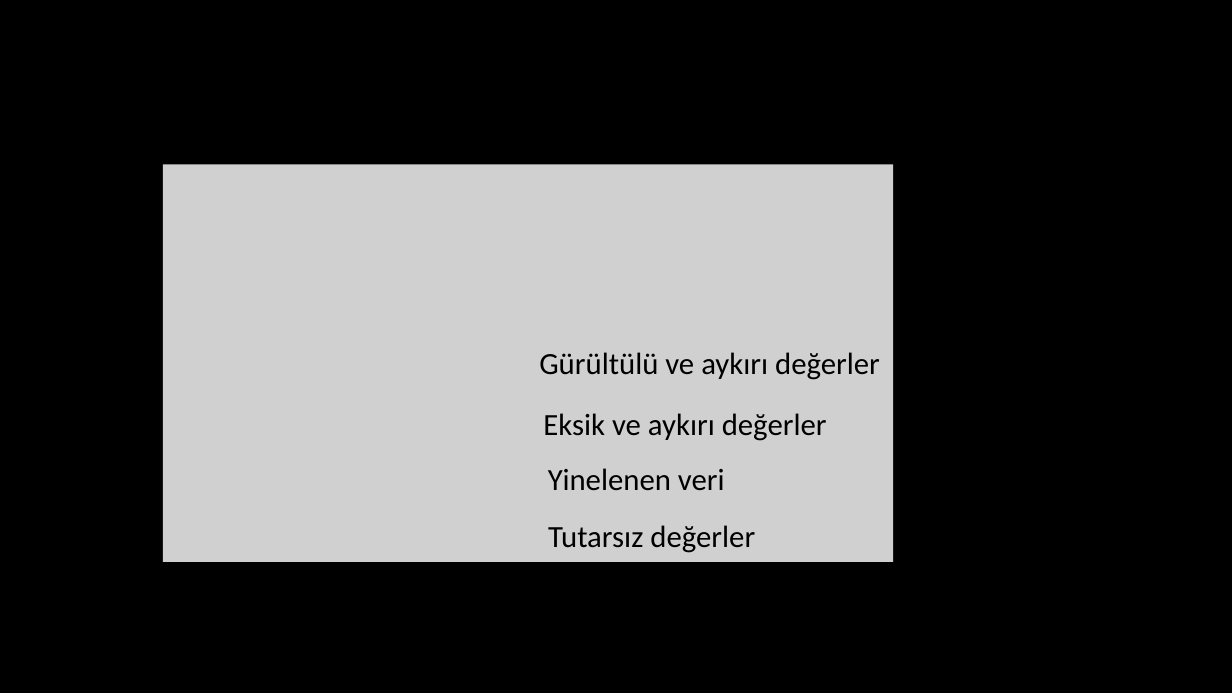
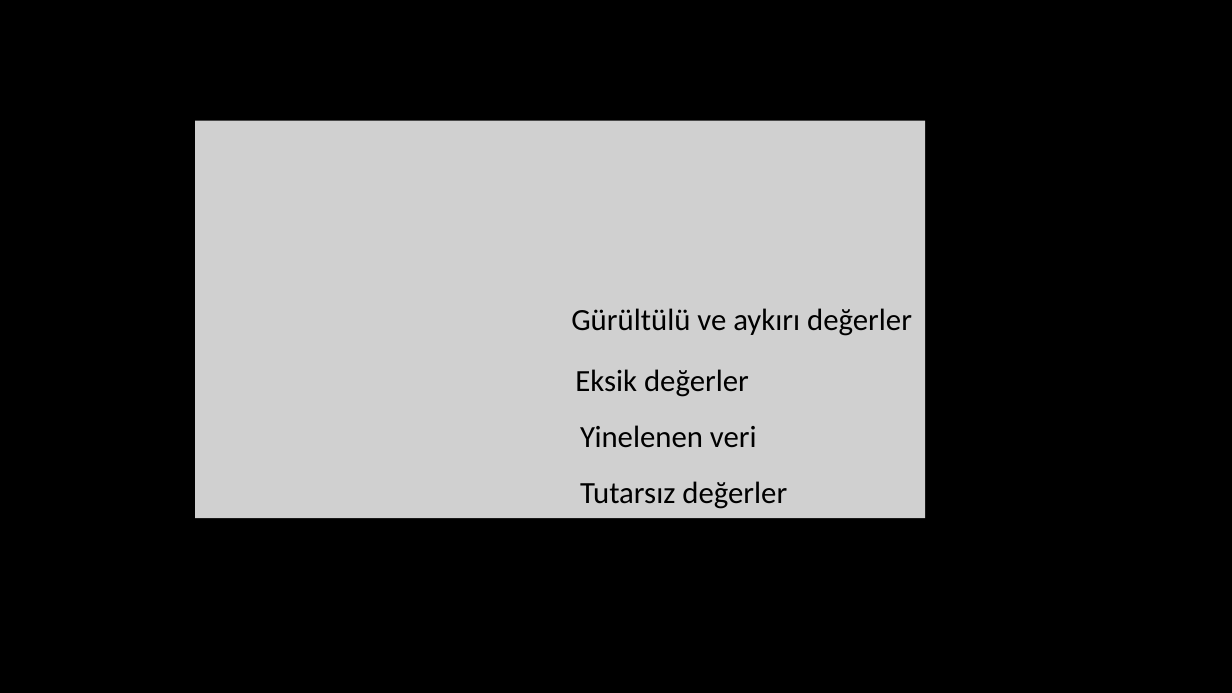
Before and after one commit to akaraci/Makine-Ogrenmesi, a slide deck: slide 39 of Sunular/MÖT-Hafta-2.pptx (slide 31 before the commit). Drawn at 1232x693 pixels with LibreOffice and Linux fonts; fonts in the diff are those of the drawing; grey boxes stand for pictures. Boxes give left, top, right and bottom in pixels: in the first picture for what was removed or moved away, otherwise in the second. Text is boxed around its words. In the diff, an @@ line names an element or a change of style, - is before the commit and + after.

```diff
--- a/Sunular/MÖT-Hafta-2.pptx
+++ b/Sunular/MÖT-Hafta-2.pptx
@@ text at [575,369,749,397]: text changed @@
-Eksik ve aykırı değerler
+Eksik değerler
@@ 3 texts, 1 picture: place and size @@
-3 texts, 1 picture at [163,164,893,562]
+3 texts, 1 picture at [195,121,925,519]
```
Also in this commit, not shown: 9 other slides changed, 9 slides added, 1 slide removed.
